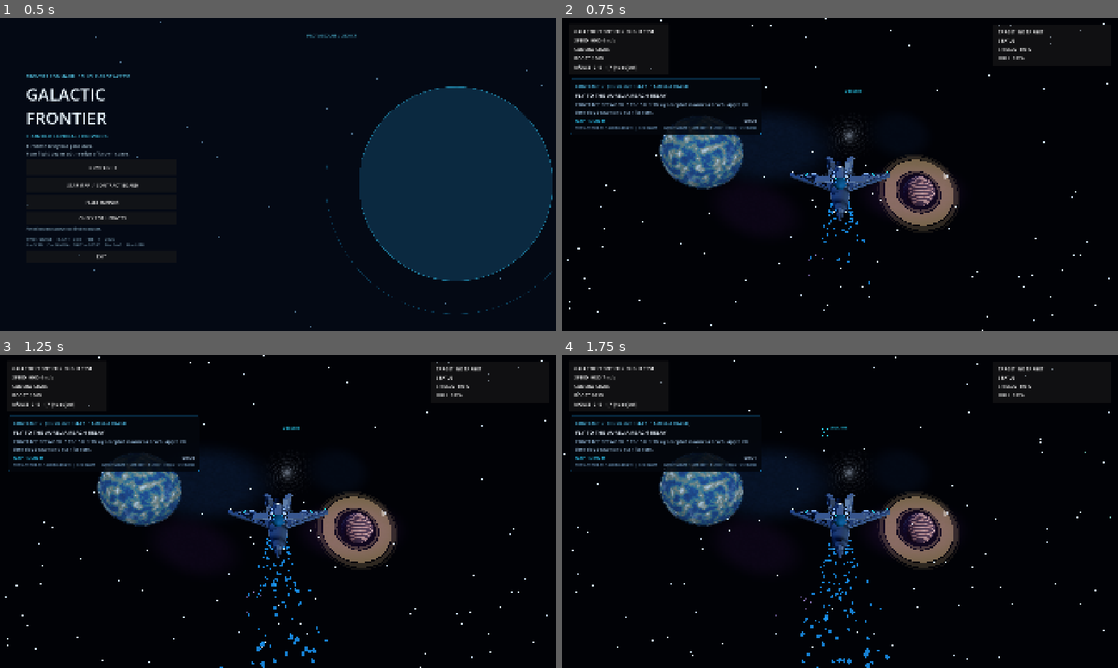
Above: before the commit, frames 1-4 (two rows, left to right).
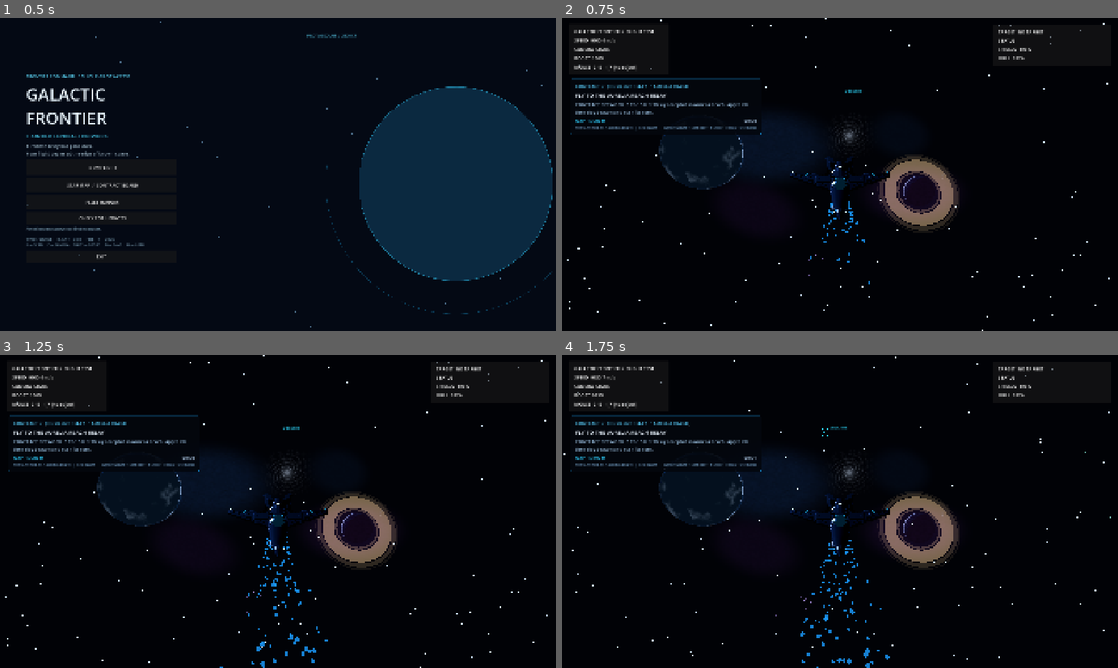
Above: after the commit, the same moments.

Repository: valdissor1990-ui/GALACTIC-FRONTIER
Game: Godot game, scene res://scenes/bootstrap/main.tscn
Two runs of this game, one before a commit and one after it. Both use one fixed random seed, a clock stepped at 60 frames per second and the inputs below.
Inputs (mouse positions are in pixels of both pictures, inside the frame that each line leads up to):
- Up to frame 1 (0.5 s): no input
- Up to frame 2 (0.75 s): click "NEW FLIGHT" at 0.5 s
- Up to frame 3 (1.25 s): no input
- Up to frame 4 (1.75 s): tap Enter at 1.25 s; move the mouse to (867, 511) at 1.27 s; hold W (move_forward) from 1.28 s (still down); hold Shift (boost) from 1.28 s (still down)

Frame 1 is identical in both runs. In frame 2, 3.5% of the frame differs, in the area x 17-70%, y 37-65%; in frame 3, 3.5%; in frame 4, 3.5%.

Commit message:
Align directional key light with visible primary star

Diff:
--- a/scripts/environment/space_environment.gd
+++ b/scripts/environment/space_environment.gd
@@ -20,6 +20,7 @@
 var _distant_galaxy: MeshInstance3D
 var _stellar_primary: MeshInstance3D
 var _stellar_corona: MeshInstance3D
+var _stellar_key_light: DirectionalLight3D
 
 
 func _ready() -> void:
@@ -51,6 +52,9 @@
 	if is_instance_valid(_star_clusters):
 		_star_clusters.global_position = camera.global_position
 	var camera_transform := camera.global_transform
+	if is_instance_valid(_stellar_key_light):
+		var incoming_light := camera.global_basis * Vector3(620.0, -285.0, 3200.0).normalized()
+		_stellar_key_light.global_basis = Basis.looking_at(incoming_light, camera.global_basis.y)
 	var star_transform := camera_transform * Transform3D(Basis.IDENTITY, Vector3(-620.0, 285.0, -3200.0))
 	if is_instance_valid(_stellar_primary):
 		_stellar_primary.global_transform = star_transform
@@ -174,6 +178,7 @@
 	key_light.light_energy = 1.65
 	key_light.shadow_enabled = true
 	key_light.directional_shadow_max_distance = 260.0
+	_stellar_key_light = key_light
 	add_child(key_light)
 
 	# Low-energy blue fill preserves hull readability on the shadow side while
